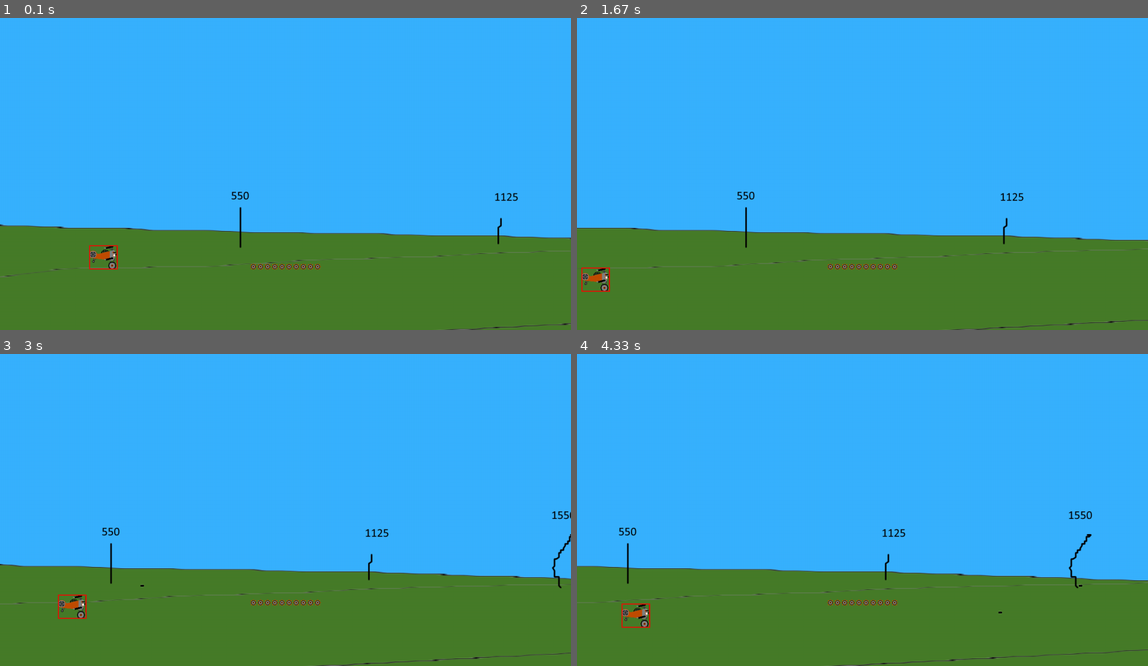
Above: before the commit, frames 1-4 (two rows, left to right).
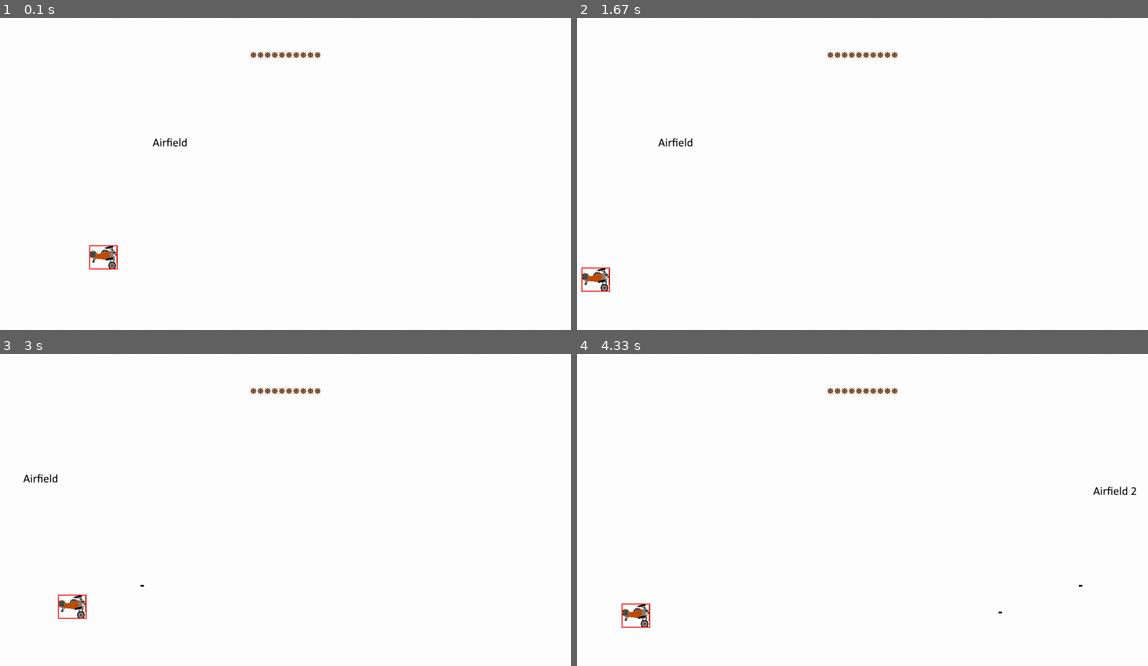
Above: after the commit, the same moments.

Repository: TKDominick/PyGame
Game: pygame game, started from WWIGame.py
The game is run twice, just before and just after one commit, with the same random seed, the same clock (stepped at 60 frames per second) and the same inputs.
Inputs:
- Up to frame 1 (0.1 s): no input
- Up to frame 2 (1.67 s): hold Left 0.33-0.87 s; hold Down 0.9-1.2 s; hold Left 1.23-1.63 s
- Up to frame 3 (3 s): hold Up 1.67-2.03 s; hold Right 2.07-2.7 s; hold Q from 2.73 s (still down); hold Down from 2.73 s (still down)
- Up to frame 4 (4.33 s): release Q at 3.1 s; release Down at 3.1 s; hold Left 3.53-4 s; hold Right from 4.03 s (still down)

The runs differ from the first frame. In frame 1, 100% of the frame differs, in the area x 0-100%, y 0-100%; in frame 2, 100%; in frame 3, 100%; in frame 4, 100%.

Commit message:
Changing background and enemy spawn functionality, adding random map generation

Diff:
--- a/WWIGame.py
+++ b/WWIGame.py
@@ -1,4 +1,6 @@
 import pygame
+import random
+
 pygame.init()
 
 win = pygame.display.set_mode((1280,700))
@@ -11,8 +13,15 @@
 Down = False
 
 
-bg = pygame.image.load('Background.png') # Not done yet
-bg2 = pygame.image.load('BGFarm.png')
+bg = pygame.image.load('Airfield1.png')
+print(bg)
+bg2 = pygame.image.load('Airfield2.png')
+bg3 = pygame.image.load('Industrial.png')
+prevbackground = 'Industrial.png'
+
+bgx = 0
+bg2x = 1280
+bg3x = 2560
 
 framecount = 0
 
@@ -24,8 +33,8 @@
 bombs = []
 BombCD = 3500
 BulletCD = 2000
-bgx = 0
-bg2x = 11520
+
+
 killed = {}
 
 clock = pygame.time.Clock()
@@ -57,7 +66,8 @@
 		pygame.draw.rect(win, (255,0,0), self.hitbox, 2)
 	def DrawHealth(self):
 		healthchar = pygame.image.load(self.healthsprites[self.health])
-		win.blit(healthchar, (560,550))
+		win.blit(healthchar, (560, 75))
+
 
 class Projectile:
 	def __init__(self, x, y, projtype, sprite):
@@ -106,7 +116,6 @@
 
 	def Draw(self):
 		win.blit(self.sprite, (self.x, self.y))
-
 
 
 class Enemy:
@@ -152,11 +161,68 @@
 	else:
 		return False
 
+def GetBackground(killed):
+	global prevbackground
+	fields = ['Field1.png', 'Field2.png', 'Field3.png', 'Field4.png']
+	general = ['Field1.png', 'Field2.png', 'Field3.png', 'Field4.png', 'Village.png', 'City1.png', 'EnemyCamp.png', 'Airfield1.png']
+
+	if prevbackground == 'Industrial.png':
+		output = random.choice(general)
+
+	if prevbackground == 'Airfield1.png':
+		return 'Airfield2.png'
+	if prevbackground == 'City1.png':
+		return 'City2.png'
+	if prevbackground == 'City2.png':
+		return 'City3.png'
+	if prevbackground == 'City3.png':
+		return random.choice(general)
+
+	if prevbackground == 'Village.png':
+		return random.choice(fields)
+
+	if prevbackground == 'Field1.png' or prevbackground == 'Field2.png' or prevbackground == 'Field3.png' or prevbackground == 'Field4.png':
+		if len(killed) >= 100:
+			return 'EnemyBase1.png'
+		else:
+			return random.choice[general]
+
+	if prevbackground == pygame.image.load('EnemyBase1.png'):
+		return 'EnemyBase2.png'
+	if prevbackground == pygame.image.load('EnemyBase2.png'):
+		return 'EnemyHangar.png'
+	if prevbackground == pygame.image.load('EnemyHangar.png'):
+		return 'Sky1.png'
+	if prevbackground == pygame.image.load('Sky1.png'):
+		return 'Sky2.png'
+
+def BackgroundRunner():
+	global killed
+	global bg
+	global bg2
+	global bg3
+	global bgx
+	global bg2x
+	global bg3x
+
+	bgx -= 5
+	bg2x -= 5
+	bg3x -= 5
+
+	if bg2x == 0:
+		bg = bg2
+		bgx = 0
+		bg2 = bg3
+		bg2x = 1280
+		bg3 = pygame.image.load(GetBackground(bg3, killed))
+		print(type(bg3))
+		bg3x = 2560
 
 def redrawGameWindow():
 	global framecount
 	win.blit(bg, (bgx, 0))
 	win.blit(bg2, (bg2x, 0))
+	win.blit(bg3, (bg3x, 0))
 	#Character animations
 	'''
 	if Left:
@@ -185,27 +251,31 @@
 
 	pygame.display.update()
 
+def GetWave(killed):
+	pass
 
 Plane = Player(200, 500, 64, 54, 10)
 run = True
 while run:
 	clock.tick(20)
 
-	if 6500 <bg2x < 10000 and len(enemies) == 0:
-		Enemy1 = Enemy(1000, 350, 25, 4, 1, 'Enemy1.png', 64, 64)
-		enemies.append(Enemy1)
-	if bg2x < 6000 and killed['Small Observer Balloon'] >= 5 and len(enemies) == 0:
-		Enemy1 = Enemy(1000, 150, 20, 4, 1, 'Enemy1.png', 64, 64)
-		enemies.append(Enemy1)
-		Enemy2 = Enemy(1000, 350, 20, 4, 1, 'Enemy1.png', 64, 64)
-		enemies.append(Enemy2)
-		Enemy3 = Enemy(1000, 550, 20, 4, 1, 'Enemy1.png', 64, 64)
-		enemies.append(Enemy3)
-
-	if bgx > -10294:
-		bgx -= 5
-		bg2x -= 5
-
+	#if 6500 <bg2x < 10000 and len(enemies) == 0:
+	#	Enemy1 = Enemy(1000, 350, 25, 4, 1, 'Enemy1.png', 64, 64)
+	#	enemies.append(Enemy1)
+	#if bg2x < 6000 and killed['Small Observer Balloon'] >= 5 and len(enemies) == 0:
+	#	Enemy1 = Enemy(1000, 150, 20, 4, 1, 'Enemy1.png', 64, 64)
+	#	enemies.append(Enemy1)
+	#	Enemy2 = Enemy(1000, 350, 20, 4, 1, 'Enemy1.png', 64, 64)
+	#	enemies.append(Enemy2)
+	#	Enemy3 = Enemy(1000, 550, 20, 4, 1, 'Enemy1.png', 64, 64)
+	#	enemies.append(Enemy3)
+
+	#if bgx > -10294:
+	#	bgx -= 5
+	#	bg2x -= 5
+
+	BackgroundRunner()
+	GetWave(killed)
 
 	for event in pygame.event.get():
 		if event.type == pygame.QUIT:
@@ -234,7 +304,7 @@
 		Right = False
 		Up = False
 		Down = False
-		framecount = 0
+
 
 	if keys[pygame.K_UP] and Plane.y > Plane.vel - 1:
 		Plane.y -= Plane.vel
@@ -242,14 +312,14 @@
 	if keys[pygame.K_DOWN] and Plane.y < 600 - Plane.height - Plane.vel + 10:
 		Plane.y += Plane.vel
 
-	if keys[pygame.K_q] and (framecount % 24) == 0 and BulletCD == 0:
+	if keys[pygame.K_q] and BulletCD == 0:
 		if len(bullets) < 10:
 			PlayerBullet = Projectile(Plane.x + 35, Plane.y + 26, 1, 'PlayerBullet.png')
 			bullets.append(PlayerBullet)
 			BulletCD += 300
 		elif len(bullets) == 10:
 			BulletCD += 3500
-	if keys[pygame.K_e] and (framecount % 24) == 0 and BombCD == 0:
+	if keys[pygame.K_e] and BombCD == 0:
 		if len(bombs) < 3:
 			PlayerBomb = Projectile(Plane.x + 20, Plane.y + 40, 2, 'PlayerBomb.png')
 			bombs.append(PlayerBomb)
@@ -291,16 +361,16 @@
 		else:
 			enemyattacks.pop(enemyattacks.index(attack))
 
-	for bullet in bullets:
-		for enemy in enemies:
+	for enemy in enemies:
+		for bullet in bullets:
 			if ColissionDetect(enemy.x, enemy.y, enemy.width, enemy.height, bullet.x, bullet.y):
 				enemy.health -= 3
 				Explosion = (bullet.x,bullet.y)
 				explosions.append(Explosion)
 				bullets.pop(bullets.index(bullet))
 
-	for bomb in bombs:
-		for enemy in enemies:
+	for enemy in enemies:
+		for bomb in bombs:
 			if ColissionDetect(enemy.x, enemy.y, enemy.width, enemy.height, bomb.x, bomb.y):
 				enemy.health -= 10
 				Explosion = (bomb.x,bomb.y)
@@ -308,16 +378,11 @@
 				bombs.pop(bombs.index(bomb))
 
 	for attack in enemyattacks:
-		if ColissionDetect(Plane.x, Plane.y, 64, 64, attack.x, attack.y):
+		if ColissionDetect(Plane.x, Plane.y, Plane.width, Plane.height, attack.x, attack.y):
 			Plane.health -= 2
 			Explosion = (attack.x,attack.y)
 			explosions.append(Explosion)
 			enemyattacks.pop(enemyattacks.index(attack))
-		for enemy in enemies:
-			if ColissionDetect(enemy.x, enemy.y, enemy.width, enemy.height, attack.x, attack.y):
-				Explosion = (attack.x,attack.y)
-				explosions.append(Explosion)
-				enemyattacks.pop(enemyattacks.index(attack))
 
 	Plane.hitbox = (Plane.x, Plane.y + (64 - Plane.height), Plane.width, Plane.height)
 
@@ -328,11 +393,12 @@
 			killed[enemy.name] += 1
 			enemies.pop(enemies.index(enemy))
 
-	redrawGameWindow()
+
 	if framecount + 1 > 24:
 		framecount = 0
-		print(killed)
+
+	if framecount % 6 == 0:
 		explosions = []
-	else:
-		framecount += 1
+	framecount += 1
+	redrawGameWindow()
 pygame.quit()
Binary file added: AirbaseIndTransition.png
Binary file added: Airfield1.png
Binary file added: Airfield2.png
Binary file added: City to FIeld Transition.png
Binary file added: City1.png
Binary file added: City2.png
Binary file added: City3.png
Binary file added: EnemyBase1.png
Binary file added: EnemyBase2.png
Binary file added: EnemyCamp.png
Binary file added: EnemyHangar.png
Binary file added: Field1.png
(and 11 more such lines)
